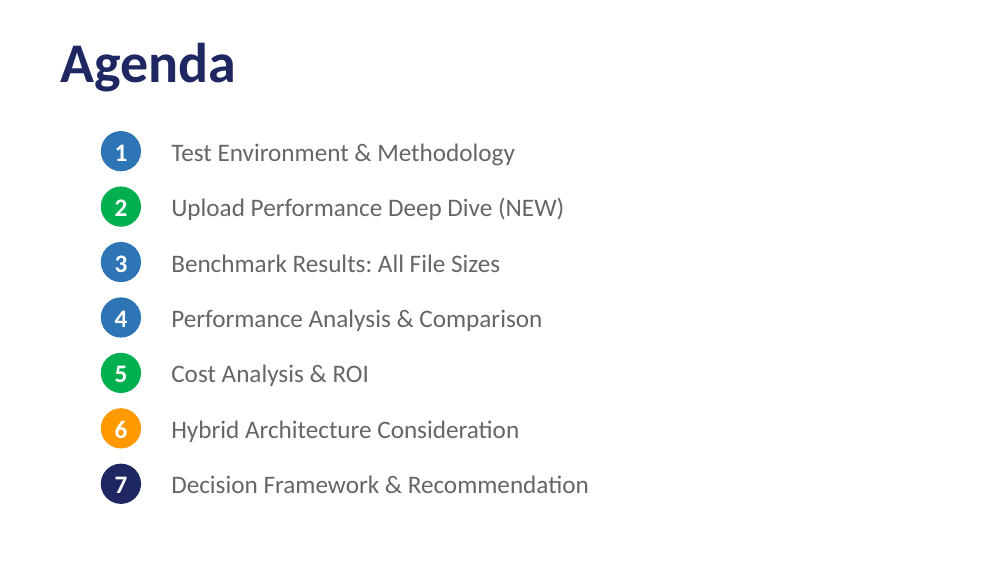
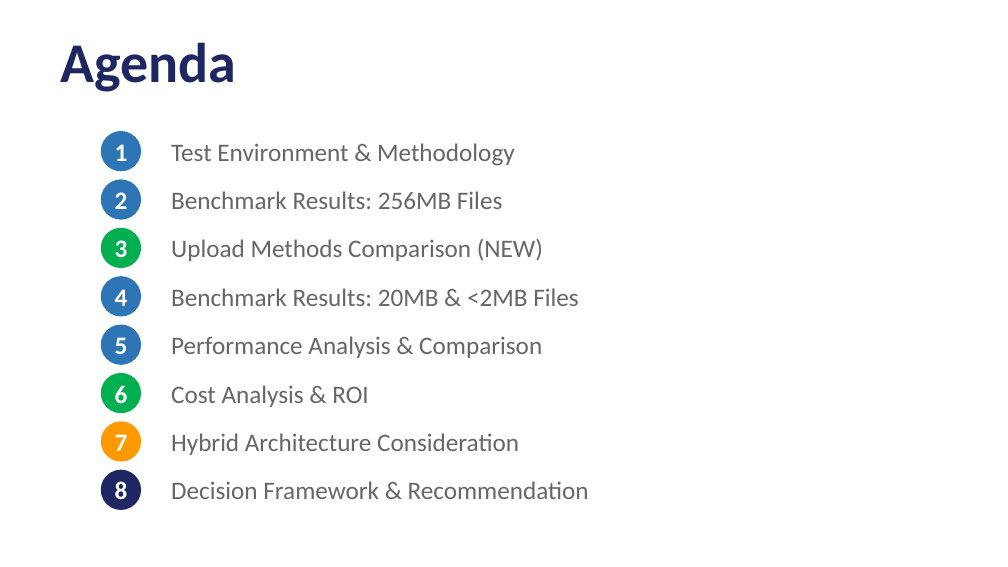
Before and after one commit to angelbus/tekton-api, a slide deck: slide 2 of docs/Redis vs s3 complete analysis.pptx. Drawn at 1008x567 pixels with LibreOffice and Linux fonts; fonts in the diff are those of the drawing. Boxes give left, top, right and bottom in pixels: in the first picture for what was removed or moved away, otherwise in the second. Text is boxed around its words. In the diff, an @@ line names an element or a change of style, - is before the commit and + after.

```diff
--- a/docs/Redis vs s3 complete analysis.pptx
+++ b/docs/Redis vs s3 complete analysis.pptx
@@ text "2": place and size @@
-text "2" at [115,199,128,216]
+text "2" at [115,192,128,209]
@@ ellipse: place and size @@
-ellipse at [101,242,141,282]
+ellipse at [101,179,141,220]
@@ text added at [171,191,502,209], 18 pt, text #666666 @@
+Benchmark Results: 256MB Files
@@ text "3": place and size @@
-text "3" at [115,255,128,272]
+text "3" at [115,240,128,257]
@@ ellipse: place and size @@
-ellipse at [101,186,141,227]
+ellipse at [101,228,141,268]
@@ text at [171,239,543,261]: text changed @@
-Upload Performance Deep Dive (NEW)
+Upload Methods Comparison (NEW)
@@ text "4": place and size @@
-text "4" at [115,310,128,327]
+text "4" at [115,289,128,306]
@@ ellipse: place and size @@
-ellipse at [101,297,141,338]
+ellipse at [101,276,141,317]
@@ text at [171,288,578,306]: text changed @@
-Benchmark Results: All File Sizes
+Benchmark Results: 20MB & <2MB Files
@@ text "5": place and size @@
-text "5" at [115,365,128,382]
+text "5" at [115,337,128,354]
@@ ellipse added at [101,325,141,365], fill #2E75B5 @@
@@ text "Performance Analysis & Comparison": place and size @@
-text "Performance Analysis & Comparison" at [171,309,542,331]
+text "Performance Analysis & Comparison" at [171,336,542,358]
@@ ellipse: place and size @@
-ellipse at [101,353,141,393]
+ellipse at [101,373,141,413]
@@ text "6": place and size @@
-text "6" at [115,420,128,438]
+text "6" at [115,385,128,403]
@@ text "Cost Analysis & ROI": place and size @@
-text "Cost Analysis & ROI" at [171,364,369,386]
+text "Cost Analysis & ROI" at [171,385,368,407]
@@ ellipse: place and size @@
-ellipse at [101,408,141,449]
+ellipse at [101,421,141,462]
@@ text "7": place and size @@
-text "7" at [115,476,128,493]
+text "7" at [115,434,128,451]
@@ text "Hybrid Architecture Consideration": place and size @@
-text "Hybrid Architecture Consideration" at [171,420,519,442]
+text "Hybrid Architecture Consideration" at [171,433,519,455]
@@ ellipse: place and size @@
-ellipse at [101,464,141,504]
+ellipse at [101,470,141,510]
@@ text "Decision Framework & Recommendation": place and size @@
-text "Decision Framework & Recommendation" at [171,475,589,493]
+text "Decision Framework & Recommendation" at [171,481,589,499]
@@ text added at [115,481,128,499], 18 pt, text #FFFFFF, bold @@
+8
```
Also in this commit, not shown: 14 other slides changed.
